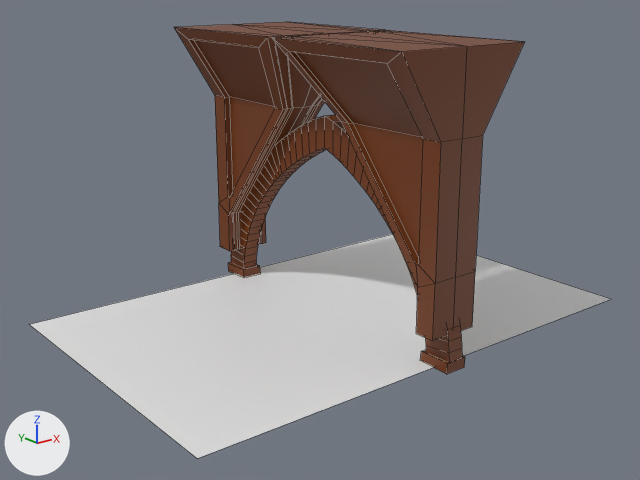
The Blender file Blender/MagicalClassroom.blend, before and after one commit.
Camera for both pictures: a 50 mm camera at (-16.9, -20.58, 10.72) aimed at (-0.61, -0.22, 2.58). Lighting does not change. The marker at lower left points along +X, +Y and +Z. Mesh edges are drawn as thin lines.

In view in the first picture: 'Floor', 'Pillar_Arch_Blockout_01.001', 'Pillar_Blockout_01'.
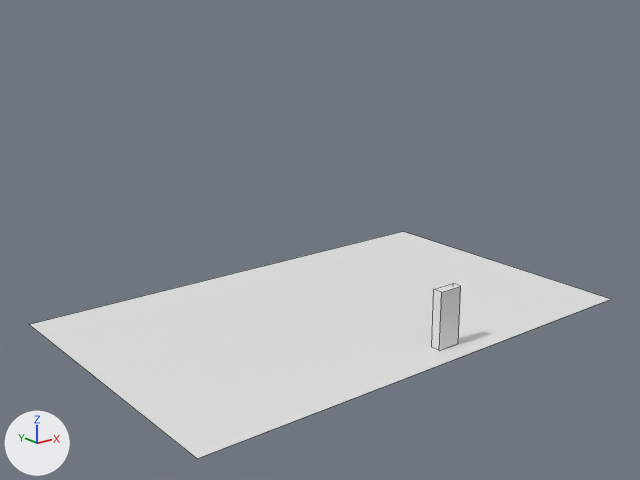
The change in detail:
Object 'Pillar_Blockout_01' (ob_pillar_blockout_01) is now hidden.
Object 'Pillar_Arch_Blockout_01.001' (ob_pillar_arch_blockout_01_001) is now hidden.

Changed parts and their boxes [x1, y1, x2, y2] in the pictures (640 x 480 px):
'Pillar_Blockout_01', hidden (brown)
    before: [174, 22, 524, 341]
'Pillar_Arch_Blockout_01.001', hidden (brown)
    before: [228, 115, 465, 374]
'Human', unchanged, uncovered by the edit
    after: [432, 283, 461, 350]
